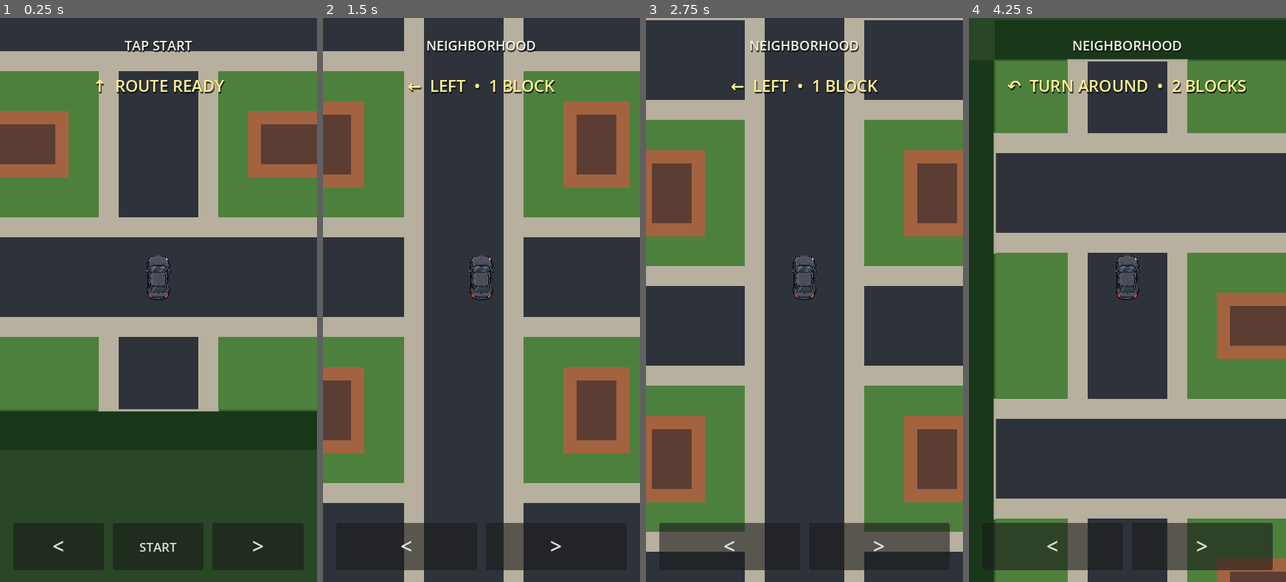
Above: before the commit, frames 1-4 (left to right).
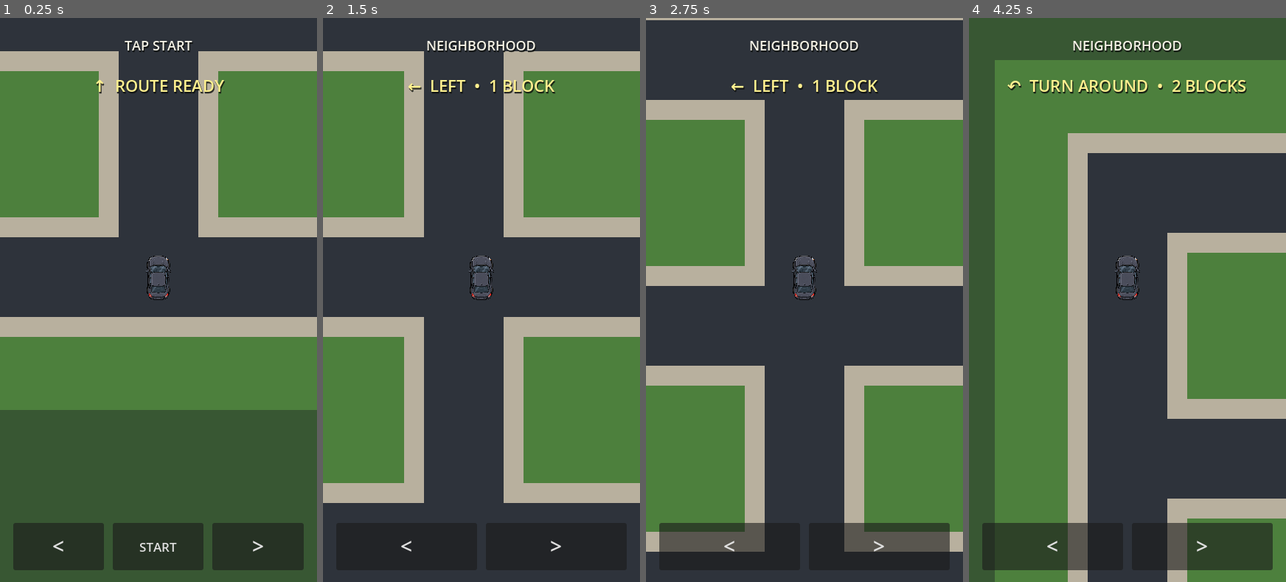
Above: after the commit, the same moments.

Repository: patrickcallahancomedy/comedian
Game: Godot game, scene res://scenes/drive/drive_module.tscn
Two runs of this game, one before a commit and one after it. Both use one fixed random seed, a clock stepped at 60 frames per second and the inputs below.
Inputs (mouse positions are in pixels of both pictures, inside the frame that each line leads up to):
- Up to frame 1 (0.25 s): no input
- Up to frame 2 (1.5 s): click "START" at 0.5 s; tap Enter (ui_accept) at 1.25 s; move the mouse to (551, 271) at 1.27 s; hold Right from 1.28 s (still down); tap Space at 1.35 s; click (551, 271) at 1.42 s
- Up to frame 3 (2.75 s): tap Enter (ui_accept) at 1.52 s; release Right at 2 s; drag from (741, 328) to (788, 412) at 2.02 s
- Up to frame 4 (4.25 s): move the mouse to (1159, 175) at 2.77 s; hold Right 2.78-3.5 s; tap Space at 2.85 s; drag from (1111, 412) to (1032, 215) at 3.52 s

The runs differ from the first frame. In frame 1, 19% of the frame differs, in the area x 0-100%, y 5-77%; in frame 2, 15%; in frame 3, 16%; in frame 4, 35%, in the area x 0-100%, y 0-100%.

Commit message:
Render neighborhood as connected 4x4 road blocks

Diff:
--- a/godot/scripts/drive/drive_grid_controller.gd
+++ b/godot/scripts/drive/drive_grid_controller.gd
@@ -23,15 +23,10 @@
 const NEIGHBORHOOD_COLOR := Color(0.30, 0.50, 0.24)
 const NEIGHBORHOOD_SIDEWALK_COLOR := Color(0.72, 0.69, 0.62)
 const NEIGHBORHOOD_ROAD_COLOR := Color(0.18, 0.20, 0.23)
-const NEIGHBORHOOD_HOUSE_COLOR := Color(0.64, 0.39, 0.25)
-const NEIGHBORHOOD_ROOF_COLOR := Color(0.36, 0.24, 0.20)
 const NEIGHBORHOOD_ROAD_WIDTH := 12.0
 const NEIGHBORHOOD_SIDEWALK_WIDTH := 18.0
 const NEIGHBORHOOD_VISUAL_PADDING_CELLS := 2
-const NEIGHBORHOOD_EDGE_COLOR := Color(0.16, 0.28, 0.15)
-const NEIGHBORHOOD_HEDGE_COLOR := Color(0.10, 0.22, 0.10)
-const NEIGHBORHOOD_HEDGE_HIGHLIGHT := Color(0.22, 0.40, 0.18)
-const NEIGHBORHOOD_HEDGE_DEPTH := 6.0
+const NEIGHBORHOOD_EDGE_COLOR := Color(0.22, 0.34, 0.20)
 const CONNECTOR_COLOR := Color(0.93, 0.56, 0.20)
 const HIGHWAY_COLOR := Color(0.72, 0.42, 0.58)
 const CITY_COLOR := Color(0.42, 0.44, 0.48)
@@ -268,7 +263,10 @@
 func _begin_neighborhood_step() -> void:
 	var desired := neighborhood_cell + heading
 
-	if _cell_inside(desired, MAP.NEIGHBORHOOD_SIZE):
+	if (
+		_cell_inside(desired, MAP.NEIGHBORHOOD_SIZE)
+		and MAP.neighborhood_cells_connect(neighborhood_cell, desired)
+	):
 		neighborhood_cell = desired
 		move_to = MAP.neighborhood_cell_center(neighborhood_cell)
 		scale_to = MAP.car_scale_for_cell(MAP.NEIGHBORHOOD_CELL)
@@ -444,181 +442,98 @@
 
 
 func _draw_neighborhood() -> void:
-	# The logical 4x4 neighborhood stays unchanged. The extra visual area now
-	# reads as a boundary instead of more drivable streets.
+	# Draw the 4x4 neighborhood as sixteen actual road blocks.
+	# The car always sits at a block center, so the art and movement graph match.
 	var rect := MAP.NEIGHBORHOOD_RECT
 	var padding := float(MAP.NEIGHBORHOOD_CELL * NEIGHBORHOOD_VISUAL_PADDING_CELLS)
-	var visual_rect := rect.grow(padding)
-
-	# Darker outer landscaping clearly separates the playable neighborhood.
-	_draw_world_rect(visual_rect, NEIGHBORHOOD_EDGE_COLOR)
+
+	_draw_world_rect(rect.grow(padding), NEIGHBORHOOD_EDGE_COLOR)
 	_draw_world_rect(rect, NEIGHBORHOOD_COLOR)
 
-	# Sidewalks and roads exist only inside the playable rectangle.
-	for x_index in range(MAP.NEIGHBORHOOD_SIZE.x):
-		var center_x := rect.position.x + (float(x_index) + 0.5) * MAP.NEIGHBORHOOD_CELL
+	for y in range(MAP.NEIGHBORHOOD_SIZE.y):
+		for x in range(MAP.NEIGHBORHOOD_SIZE.x):
+			_draw_neighborhood_cell(Vector2i(x, y))
+
+
+func _draw_neighborhood_cell(cell: Vector2i) -> void:
+	var center := MAP.neighborhood_cell_center(cell)
+	var connections: Array[Vector2i] = MAP.neighborhood_connections(cell)
+
+	# Draw the sidewalk footprint first, then the road on top.
+	for direction in connections:
+		_draw_neighborhood_arm(
+			center,
+			direction,
+			NEIGHBORHOOD_SIDEWALK_WIDTH,
+			NEIGHBORHOOD_SIDEWALK_COLOR
+		)
+
+	_draw_world_rect(
+		Rect2(
+			center - Vector2.ONE * NEIGHBORHOOD_SIDEWALK_WIDTH * 0.5,
+			Vector2.ONE * NEIGHBORHOOD_SIDEWALK_WIDTH
+		),
+		NEIGHBORHOOD_SIDEWALK_COLOR
+	)
+
+	for direction in connections:
+		_draw_neighborhood_arm(
+			center,
+			direction,
+			NEIGHBORHOOD_ROAD_WIDTH,
+			NEIGHBORHOOD_ROAD_COLOR
+		)
+
+	_draw_world_rect(
+		Rect2(
+			center - Vector2.ONE * NEIGHBORHOOD_ROAD_WIDTH * 0.5,
+			Vector2.ONE * NEIGHBORHOOD_ROAD_WIDTH
+		),
+		NEIGHBORHOOD_ROAD_COLOR
+	)
+
+
+func _draw_neighborhood_arm(
+	center: Vector2,
+	direction: Vector2i,
+	width: float,
+	color: Color
+) -> void:
+	var half_cell := float(MAP.NEIGHBORHOOD_CELL) * 0.5
+	var half_width := width * 0.5
+
+	if direction == Vector2i.UP:
 		_draw_world_rect(
 			Rect2(
-				Vector2(center_x - NEIGHBORHOOD_SIDEWALK_WIDTH * 0.5, rect.position.y),
-				Vector2(NEIGHBORHOOD_SIDEWALK_WIDTH, rect.size.y)
+				Vector2(center.x - half_width, center.y - half_cell),
+				Vector2(width, half_cell)
 			),
-			NEIGHBORHOOD_SIDEWALK_COLOR
-		)
+			color
+		)
+	elif direction == Vector2i.DOWN:
 		_draw_world_rect(
 			Rect2(
-				Vector2(center_x - NEIGHBORHOOD_ROAD_WIDTH * 0.5, rect.position.y),
-				Vector2(NEIGHBORHOOD_ROAD_WIDTH, rect.size.y)
+				Vector2(center.x - half_width, center.y),
+				Vector2(width, half_cell)
 			),
-			NEIGHBORHOOD_ROAD_COLOR
-		)
-
-	for y_index in range(MAP.NEIGHBORHOOD_SIZE.y):
-		var center_y := rect.position.y + (float(y_index) + 0.5) * MAP.NEIGHBORHOOD_CELL
+			color
+		)
+	elif direction == Vector2i.LEFT:
 		_draw_world_rect(
 			Rect2(
-				Vector2(rect.position.x, center_y - NEIGHBORHOOD_SIDEWALK_WIDTH * 0.5),
-				Vector2(rect.size.x, NEIGHBORHOOD_SIDEWALK_WIDTH)
+				Vector2(center.x - half_cell, center.y - half_width),
+				Vector2(half_cell, width)
 			),
-			NEIGHBORHOOD_SIDEWALK_COLOR
-		)
+			color
+		)
+	elif direction == Vector2i.RIGHT:
 		_draw_world_rect(
 			Rect2(
-				Vector2(rect.position.x, center_y - NEIGHBORHOOD_ROAD_WIDTH * 0.5),
-				Vector2(rect.size.x, NEIGHBORHOOD_ROAD_WIDTH)
+				Vector2(center.x, center.y - half_width),
+				Vector2(half_cell, width)
 			),
-			NEIGHBORHOOD_ROAD_COLOR
-		)
-
-	# Simple houses stay inside the playable neighborhood.
-	for lot_y in range(3):
-		for lot_x in range(3):
-			var lot_center := rect.position + Vector2(
-				float(lot_x + 1) * MAP.NEIGHBORHOOD_CELL,
-				float(lot_y + 1) * MAP.NEIGHBORHOOD_CELL
-			)
-			var house_size := Vector2(13.0, 10.0)
-			var house_rect := Rect2(lot_center - house_size * 0.5, house_size)
-			_draw_world_rect(house_rect, NEIGHBORHOOD_HOUSE_COLOR)
-
-			var roof_inset := Vector2(2.0, 2.0)
-			_draw_world_rect(
-				Rect2(
-					house_rect.position + roof_inset,
-					house_rect.size - roof_inset * 2.0
-				),
-				NEIGHBORHOOD_ROOF_COLOR
-			)
-
-	_draw_neighborhood_boundary(visual_rect)
-
-
-func _draw_neighborhood_boundary(_visual_rect: Rect2) -> void:
-	var rect := MAP.NEIGHBORHOOD_RECT
-	var gate_cell := MAP.NEIGHBORHOOD_GATE
-	var gate_side := MAP.NEIGHBORHOOD_GATE_SIDE
-
-	# A compact hedge sits immediately outside the playable area. It makes the
-	# edge read as a real property boundary instead of another stretch of road.
-	var top_hedge := Rect2(
-		Vector2(rect.position.x, rect.position.y - NEIGHBORHOOD_HEDGE_DEPTH),
-		Vector2(rect.size.x, NEIGHBORHOOD_HEDGE_DEPTH)
-	)
-	var bottom_hedge := Rect2(
-		Vector2(rect.position.x, rect.end.y),
-		Vector2(rect.size.x, NEIGHBORHOOD_HEDGE_DEPTH)
-	)
-	var left_hedge := Rect2(
-		Vector2(rect.position.x - NEIGHBORHOOD_HEDGE_DEPTH, rect.position.y),
-		Vector2(NEIGHBORHOOD_HEDGE_DEPTH, rect.size.y)
-	)
-
-	_draw_world_rect(top_hedge, NEIGHBORHOOD_HEDGE_COLOR)
-	_draw_world_rect(bottom_hedge, NEIGHBORHOOD_HEDGE_COLOR)
-	_draw_world_rect(left_hedge, NEIGHBORHOOD_HEDGE_COLOR)
-
-	# The right hedge is split around the one real exit.
-	var gate_top := rect.position.y + gate_cell.y * MAP.NEIGHBORHOOD_CELL
-	var gate_bottom := gate_top + MAP.NEIGHBORHOOD_CELL
-	if gate_side == Vector2i.RIGHT:
-		_draw_world_rect(
-			Rect2(
-				Vector2(rect.end.x, rect.position.y),
-				Vector2(NEIGHBORHOOD_HEDGE_DEPTH, gate_top - rect.position.y)
-			),
-			NEIGHBORHOOD_HEDGE_COLOR
-		)
-		_draw_world_rect(
-			Rect2(
-				Vector2(rect.end.x, gate_bottom),
-				Vector2(NEIGHBORHOOD_HEDGE_DEPTH, rect.end.y - gate_bottom)
-			),
-			NEIGHBORHOOD_HEDGE_COLOR
-		)
-	else:
-		_draw_world_rect(
-			Rect2(
-				Vector2(rect.end.x, rect.position.y),
-				Vector2(NEIGHBORHOOD_HEDGE_DEPTH, rect.size.y)
-			),
-			NEIGHBORHOOD_HEDGE_COLOR
-		)
-
-	# One subtle highlight on the neighborhood-facing side gives the hedge depth.
-	_draw_world_line(
-		Vector2(rect.position.x, rect.position.y),
-		Vector2(rect.end.x, rect.position.y),
-		NEIGHBORHOOD_HEDGE_HIGHLIGHT,
-		2.0
-	)
-	_draw_world_line(
-		Vector2(rect.position.x, rect.end.y),
-		Vector2(rect.end.x, rect.end.y),
-		NEIGHBORHOOD_HEDGE_HIGHLIGHT,
-		2.0
-	)
-	_draw_world_line(
-		Vector2(rect.position.x, rect.position.y),
-		Vector2(rect.position.x, rect.end.y),
-		NEIGHBORHOOD_HEDGE_HIGHLIGHT,
-		2.0
-	)
-
-	if gate_side == Vector2i.RIGHT:
-		_draw_world_line(
-			Vector2(rect.end.x, rect.position.y),
-			Vector2(rect.end.x, gate_top),
-			NEIGHBORHOOD_HEDGE_HIGHLIGHT,
-			2.0
-		)
-		_draw_world_line(
-			Vector2(rect.end.x, gate_bottom),
-			Vector2(rect.end.x, rect.end.y),
-			NEIGHBORHOOD_HEDGE_HIGHLIGHT,
-			2.0
-		)
-
-	# Close every non-exit road with a simple curb at the actual gameplay edge.
-	for x_index in range(MAP.NEIGHBORHOOD_SIZE.x):
-		var center_x := rect.position.x + (float(x_index) + 0.5) * MAP.NEIGHBORHOOD_CELL
-		_draw_dead_end_cap(Vector2(center_x, rect.position.y), Vector2.UP)
-		_draw_dead_end_cap(Vector2(center_x, rect.end.y), Vector2.DOWN)
-
-	for y_index in range(MAP.NEIGHBORHOOD_SIZE.y):
-		var center_y := rect.position.y + (float(y_index) + 0.5) * MAP.NEIGHBORHOOD_CELL
-		_draw_dead_end_cap(Vector2(rect.position.x, center_y), Vector2.LEFT)
-		if not (gate_side == Vector2i.RIGHT and gate_cell.y == y_index):
-			_draw_dead_end_cap(Vector2(rect.end.x, center_y), Vector2.RIGHT)
-
-
-func _draw_dead_end_cap(center: Vector2, direction: Vector2) -> void:
-	var half_width := NEIGHBORHOOD_SIDEWALK_WIDTH * 0.5
-	var tangent := Vector2(-direction.y, direction.x)
-	_draw_world_line(
-		center - tangent * half_width,
-		center + tangent * half_width,
-		NEIGHBORHOOD_SIDEWALK_COLOR,
-		3.0
-	)
+			color
+		)
 
 
 func _draw_grid_zone(rect: Rect2, cell_size: int, color: Color) -> void:
